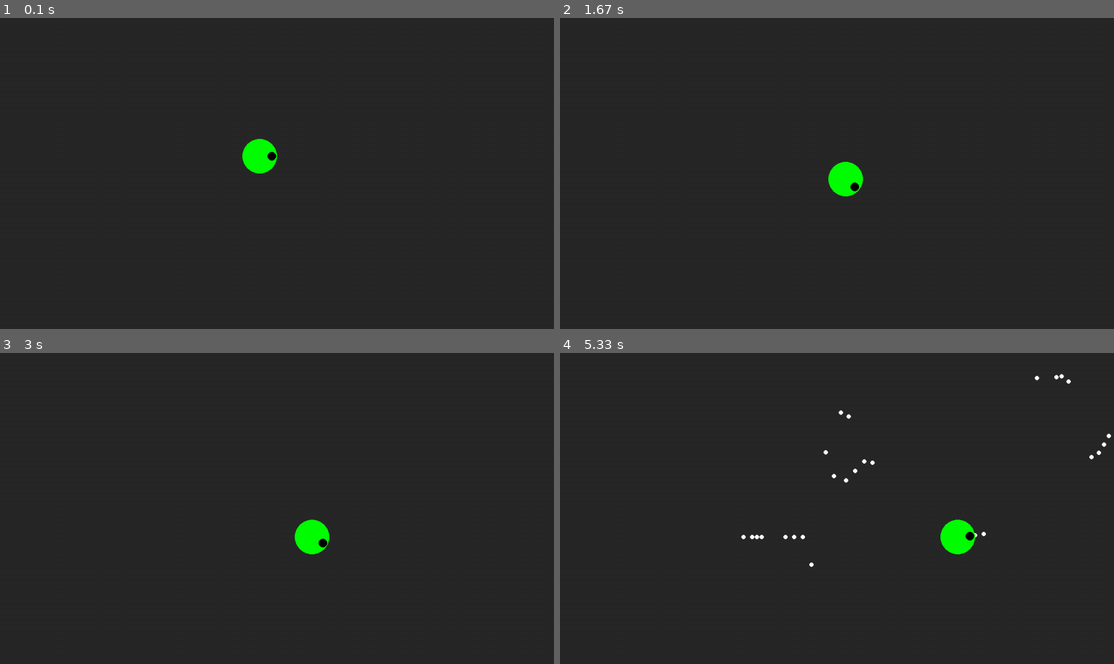
Above: before the commit, frames 1-4 (two rows, left to right).
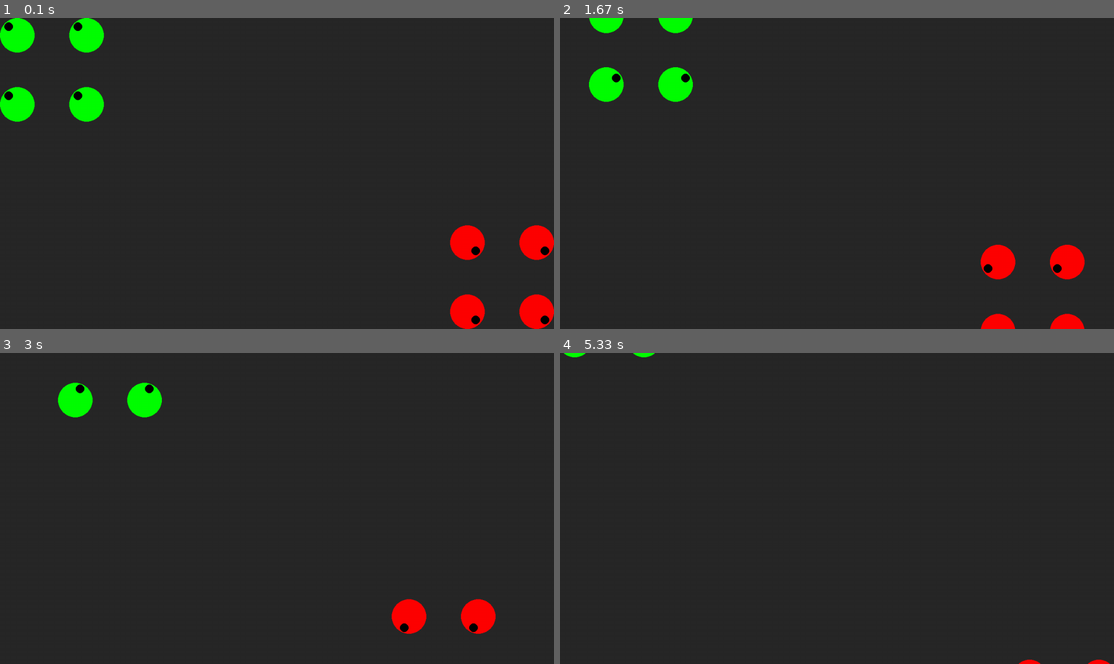
Above: after the commit, the same moments.

Repository: mateuszzeb/Codes
Game: pygame game, started from Python/shooter.py
Two runs of this game, one before a commit and one after it. Both use one fixed random seed, a clock stepped at 60 frames per second and the inputs below.
Inputs:
- Up to frame 1 (0.1 s): no input
- Up to frame 2 (1.67 s): tap Enter at 0.33 s; tap R at 0.67 s; hold Right 1-1.47 s; hold D 1-1.47 s; hold Up from 1.5 s (still down); hold W from 1.5 s (still down)
- Up to frame 3 (3 s): release Up at 1.8 s; release W at 1.8 s; hold Right 1.83-2.3 s; hold D 1.83-2.3 s; hold Left 2.33-2.87 s; hold A 2.33-2.87 s; hold Left from 2.9 s (still down); hold A from 2.9 s (still down); tap Space at 2.97 s
- Up to frame 4 (5.33 s): tap Space at 3.27, 3.4, 4.47, 4.77, 4.97, 5.27 s; release Left at 3.3 s; release A at 3.3 s; hold Up 3.33-3.7 s; hold W 3.33-3.7 s; hold Left 4.4-4.87 s; hold A 4.4-4.87 s; hold Right from 4.9 s (still down); hold D from 4.9 s (still down)

The runs differ from the first frame. In frame 1, 5.0% of the frame differs, in the area x 0-100%, y 0-100%; in frame 2, 3.7%; in frame 3, 2.8%; in frame 4, 1.0%.

Commit message:
Update shooter.py

Diff:
--- a/Python/shooter.py
+++ b/Python/shooter.py
@@ -1,5 +1,6 @@
 from pygame import *
 import math
+import random
 
 def move_dot(degrees, magnitude):
     return magnitude * math.cos(math.radians(degrees)), magnitude * math.sin(math.radians(degrees))
@@ -12,45 +13,57 @@
 
 screen = display.set_mode([0, 0], FULLSCREEN)
 
+def random_color():
+    return (random.randint(0, 255), random.randint(0, 255), random.randint(0, 255))
+
+def is_touching(bullet, player):
+    if abs(bullet.pos.x - player.pos.x)**2 + abs(bullet.pos.y - player.pos.y) < (player.radius + bullet.radius):
+        return True
+    return False
+
 class Bullet:
     objects = []
-    def __init__(self, x, y, move_x, move_y):
+    def __init__(self, owner, x, y, move_x, move_y, color=(255, 255, 255)):
         self.move_x = move_x
         self.move_y = move_y
+        self.owner = owner
         self.radius = 5
         self.pos = Vector2(x, y)
-        self.color = (255, 255, 255)
+        self.color = color
         self.__class__.objects.append(self)
         self.speed = 20
 
     def draw(self):
         draw.circle(screen, self.color, (self.pos.x, self.pos.y), self.radius)
 
+
     def move(self):
         self.pos.x += self.move_x*self.speed/fps
         self.pos.y += self.move_y*self.speed/fps
-        if self.pos.x <= 0 or self.pos.x >= screen.get_width():
-            self.move_x = -self.move_x
-        if self.pos.y <= 0 or self.pos.y >= screen.get_height():
-            self.move_y = -self.move_y
-
+        for player in Player.objects:
+            if player.color != self.owner.color:
+                if is_touching(self, player):
+                    player.hidden = True
 
 class Player:
     objects = []
-    def __init__(self, color):
+    def __init__(self, x, y, d, color, keys=[K_a, K_d, K_w, K_SPACE]):
         self.color = color
+        self.hidden = False
         self.radius = 40
-        self.deg = 0
+        self.keys = keys
+        self.deg = d
         self.eye_radius = 10
         self.move_speed = 3
-        self.rotate_speed = 90
-        self.pos = Vector2(screen.get_width() / 2 - self.radius, screen.get_height() / 2 - self.radius)
+        self.rotate_speed = 220
+        self.pos = Vector2(x, y)
         self.__class__.objects.append(self)
 
     def draw(self):
-        draw.circle(screen, self.color, (self.pos.x, self.pos.y), self.radius)
-        x, y = move_dot(self.deg, self.radius - self.eye_radius - 2)
-        draw.circle(screen, (0, 0, 0), (self.pos.x + x, self.pos.y + y), self.eye_radius)
+        if not self.hidden:
+            draw.circle(screen, self.color, (self.pos.x, self.pos.y), self.radius)
+            x, y = move_dot(self.deg, self.radius - self.eye_radius - 2)
+            draw.circle(screen, (0, 0, 0), (self.pos.x + x, self.pos.y + y), self.eye_radius)
 
     def go_ahead(self):
         x, y = move_dot(self.deg, self.move_speed)
@@ -58,10 +71,18 @@
         self.pos.y += y*self.move_speed/fps
 
     def create_bullet(self):
-        move_x, move_y= move_dot(self.deg, 200)
-        Bullet(self.pos.x, self.pos.y, move_x/200, move_y/200)
+        if not self.hidden:
+            move_x, move_y= move_dot(self.deg, 200)
+            Bullet(self, self.pos.x, self.pos.y, move_x/200, move_y/200)
 
-Player([0, 255, 0])
+Player(40, 200, 225, [0, 255, 0], keys=[K_LEFT, K_RIGHT, K_UP, K_RETURN])
+Player(40, 40, 225, [0, 255, 0], keys=[K_LEFT, K_RIGHT, K_UP, K_RETURN])
+Player(200, 200, 225, [0, 255, 0], keys=[K_LEFT, K_RIGHT, K_UP, K_RETURN])
+Player(200, 40, 225, [0, 255, 0], keys=[K_LEFT, K_RIGHT, K_UP, K_RETURN])
+Player(screen.get_width() - 40,screen.get_height() -200, 45, [255, 0, 0])
+Player(screen.get_width() - 40,screen.get_height() -40, 45, [255, 0, 0])
+Player(screen.get_width() - 200,screen.get_height() -200, 45, [255, 0, 0])
+Player(screen.get_width() - 200,screen.get_height() -40, 45, [255, 0, 0])
 
 def main():
     while True:
@@ -70,33 +91,23 @@
             if ev.type == QUIT:
                 exit()
             if ev.type == KEYUP:
-                if ev.key == K_SPACE:
-                    for player in Player.objects:
-                        player.create_bullet()
                 if ev.key == K_r:
                     for bullet in Bullet.objects:
-                        bullet.radius -= 1
-                if ev.key == K_t:
-                    for bullet in Bullet.objects:
-                        bullet.radius += 1
-
-                    print(len(Bullet.objects))
+                        del bullet
+                for player in Player.objects:
+                    if ev.key == player.keys[3]:
+                        player.create_bullet()
 
 
         keys = key.get_pressed()
 
-        if keys[K_LEFT]:
-            for player in Player.objects:
-                player.deg -= 1*player.rotate_speed/(fps+1)
-        if keys[K_RIGHT]:
-            for player in Player.objects:
-                player.deg += 1*player.rotate_speed/(fps+1)
-        if keys[K_UP]:
-            for player in Player.objects:
+        for player in Player.objects:
+            if keys[player.keys[0]]:
+                player.deg -= player.rotate_speed/(fps+1)
+            if keys[player.keys[1]]:
+                player.deg += player.rotate_speed/(fps+1)
+            if keys[player.keys[2]]:
                 player.go_ahead()
-        if keys[K_SPACE]:
-            for player in Player.objects:
-                player.create_bullet()
 
         for bullet in Bullet.objects:
             bullet.move()
@@ -104,6 +115,7 @@
 
         for player in Player.objects:
             player.draw()
+
         clc.tick(60)
         fps = clc.get_fps()
         display.flip()
